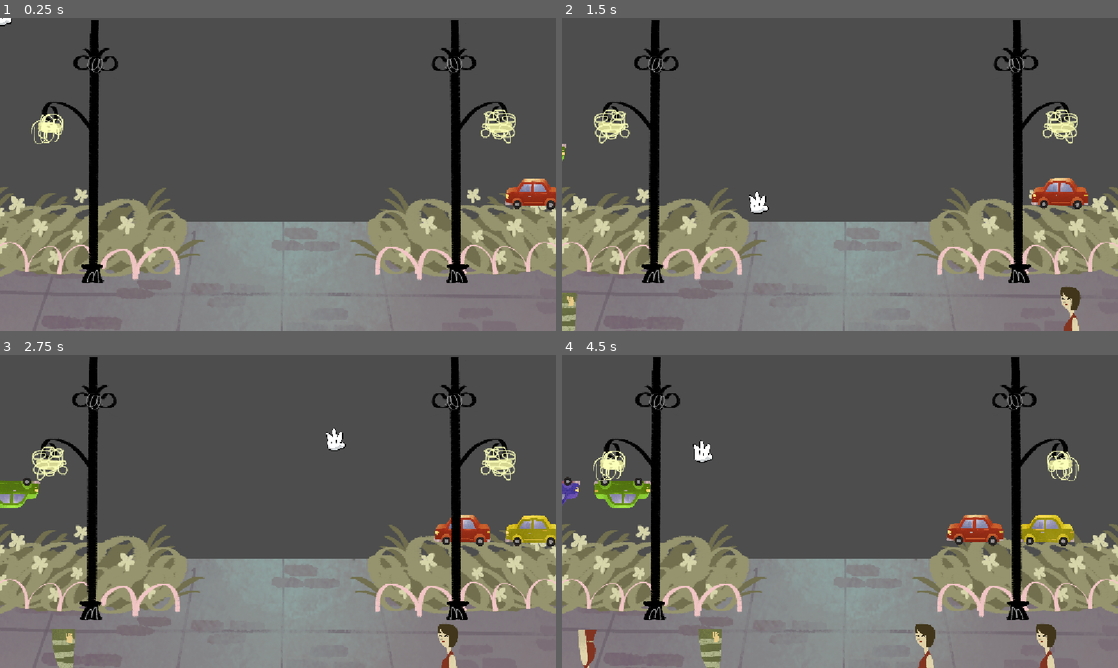
Above: before the commit, frames 1-4 (two rows, left to right).
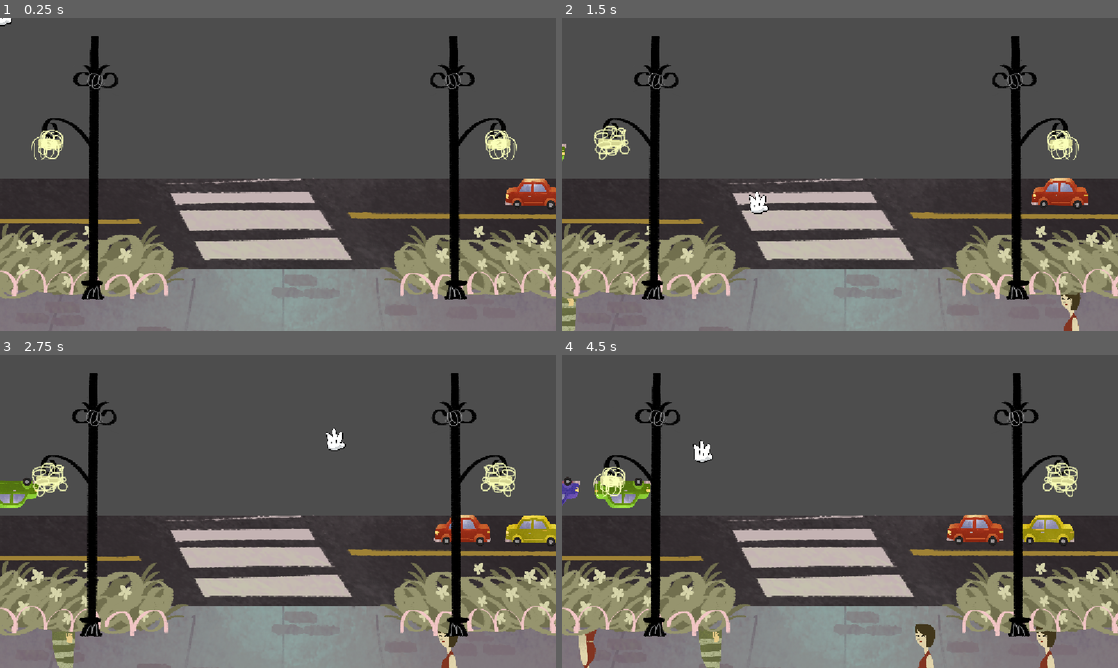
Above: after the commit, the same moments.

Repository: andre-felipe-wonsik-alves/gmtk-jam-26
Game: Godot game, scene res://Scenes/Levels/city.tscn
The game is run twice, just before and just after one commit, with the same random seed, the same clock (stepped at 60 frames per second) and the same inputs. This scene is started directly instead of the project's main scene.
Inputs (mouse positions are in pixels of both pictures, inside the frame that each line leads up to):
- Up to frame 1 (0.25 s): no input
- Up to frame 2 (1.5 s): move the mouse to (962, 158) at 0.52 s; click (962, 158) at 0.67 s; drag from (728, 190) to (812, 237) at 1.27 s
- Up to frame 3 (2.75 s): move the mouse to (333, 442) at 2.02 s; click (333, 442) at 2.17 s
- Up to frame 4 (4.5 s): drag from (812, 574) to (673, 464) at 2.77 s; move the mouse to (1006, 558) at 3.52 s; click (1006, 558) at 3.67 s; drag from (673, 464) to (756, 433) at 4.27 s

The runs differ from the first frame. In frame 1, 30% of the frame differs, in the area x 0-100%, y 0-100%; in frame 2, 30%; in frame 3, 29%; in frame 4, 29%.

Commit message:
chore: sync before go out

Diff:
--- a/Scenes/Levels/city.tscn
+++ b/Scenes/Levels/city.tscn
@@ -13,6 +13,7 @@
 [ext_resource type="Texture2D" uid="uid://h7yumdoedqxb" path="res://Assets/Levels/City/Scenery/pole.png" id="7_0kupl"]
 [ext_resource type="PackedScene" uid="uid://dl54ikwipnilr" path="res://Scenes/Npc/random_dude.tscn" id="7_kxfw3"]
 [ext_resource type="PackedScene" uid="uid://cve8rd6uht2ny" path="res://Scenes/Npc/purple-car.tscn" id="7_s7f8u"]
+[ext_resource type="Texture2D" uid="uid://3dvpti352b51" path="res://Assets/Levels/City/Scenery/road.png" id="8_lwyr8"]
 [ext_resource type="PackedScene" uid="uid://c60tdgru3csrw" path="res://Scenes/Npc/yellow-car.tscn" id="8_u0s6v"]
 
 [sub_resource type="SpriteFrames" id="SpriteFrames_86cna"]
@@ -73,37 +74,42 @@
 
 [node name="frontPathway" type="Sprite2D" parent="Scenery" unique_id=134609681]
 z_index = -2
-position = Vector2(576.17615, 544.56573)
+position = Vector2(576, 642)
 scale = Vector2(0.60236937, 0.7005918)
 texture = ExtResource("4_320g1")
 
 [node name="leftGrass" type="Sprite2D" parent="Scenery" unique_id=613921093]
-z_index = -1
-position = Vector2(180.17618, 441.56573)
-scale = Vector2(0.60236937, 0.7005918)
+position = Vector2(193.73567, 501.75092)
+scale = Vector2(0.48236814, 0.5610232)
 texture = ExtResource("5_lwyr8")
 
 [node name="rightGrass" type="Sprite2D" parent="Scenery" unique_id=767072801]
-z_index = -1
-position = Vector2(969.1763, 441.56573)
-scale = Vector2(0.60236937, 0.7005918)
+position = Vector2(982.7358, 501.75092)
+scale = Vector2(0.48236814, 0.5610232)
 texture = ExtResource("5_lwyr8")
 flip_h = true
 
 [node name="rightPole" type="AnimatedSprite2D" parent="Scenery" unique_id=1531148028]
-position = Vector2(980.93726, 276.7889)
+position = Vector2(981, 311)
 scale = Vector2(0.52237, 0.6075477)
 sprite_frames = SubResource("SpriteFrames_86cna")
 autoplay = "default"
-frame_progress = 0.88958013
+frame_progress = 0.4005887
 
 [node name="leftPole" type="AnimatedSprite2D" parent="Scenery" unique_id=987890627]
-position = Vector2(154.93712, 276.78897)
+position = Vector2(155, 311)
 scale = Vector2(0.52237, 0.6075477)
 sprite_frames = SubResource("SpriteFrames_86cna")
 autoplay = "default"
 frame_progress = 0.5816786
 flip_h = true
+
+[node name="road" type="Sprite2D" parent="Scenery" unique_id=1143039805]
+z_index = -3
+position = Vector2(530.00006, 434.00003)
+scale = Vector2(0.7599988, 0.7599988)
+skew = -0.5305801
+texture = ExtResource("8_lwyr8")
 
 [node name="SpawnPools" type="Node" parent="." unique_id=663536681]
 
